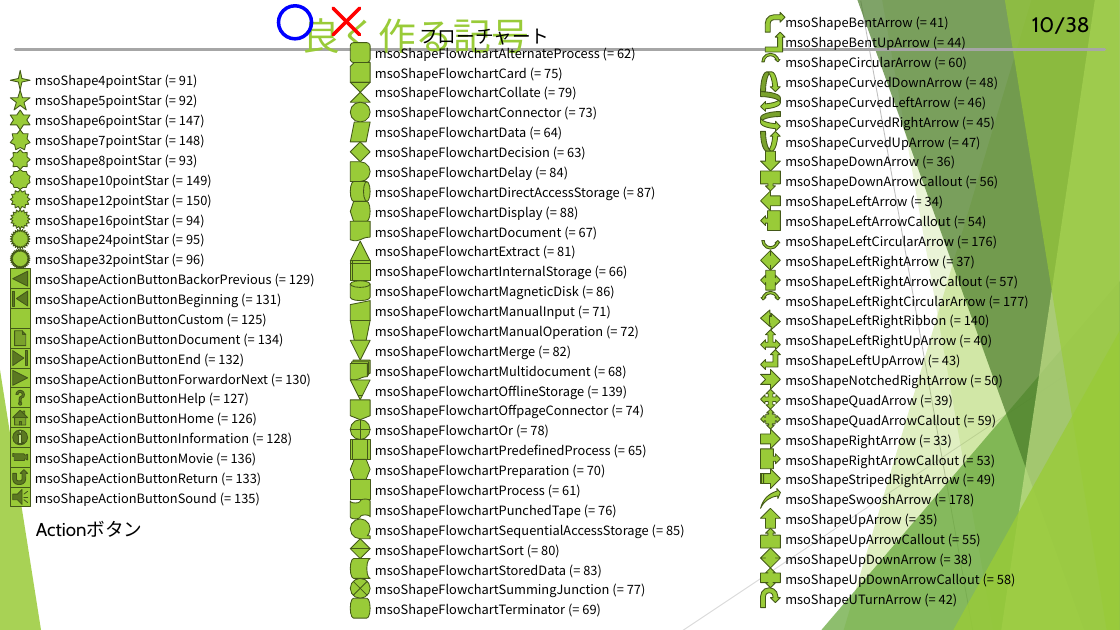
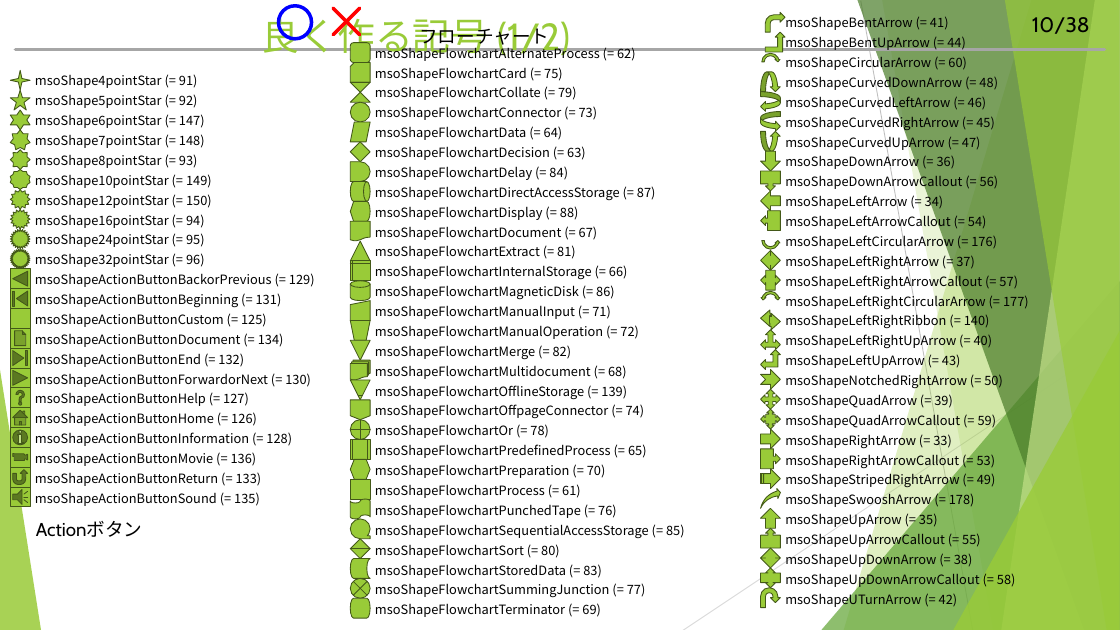
Before and after one commit to hitsuji-ga-u/pawapo, a slide deck: slide 11 of slide/customUI_debug.pptm. Drawn at 1120x630 pixels with LibreOffice and Linux fonts; fonts in the diff are those of the drawing. Boxes give left, top, right and bottom in pixels: in the first picture for what was removed or moved away, otherwise in the second. Text is boxed around its words. In the diff, an @@ line names an element or a change of style, - is before the commit and + after.

```diff
--- a/slide/customUI_debug.pptm
+++ b/slide/customUI_debug.pptm
@@ title at box(262, 11, 570, 60): text changed @@
-良く作る記号
+良く作る記号 (1/2)
```
Also in this commit, not shown: 6 other slides changed, 4 slides added, 3 slides removed, 4 other files.
